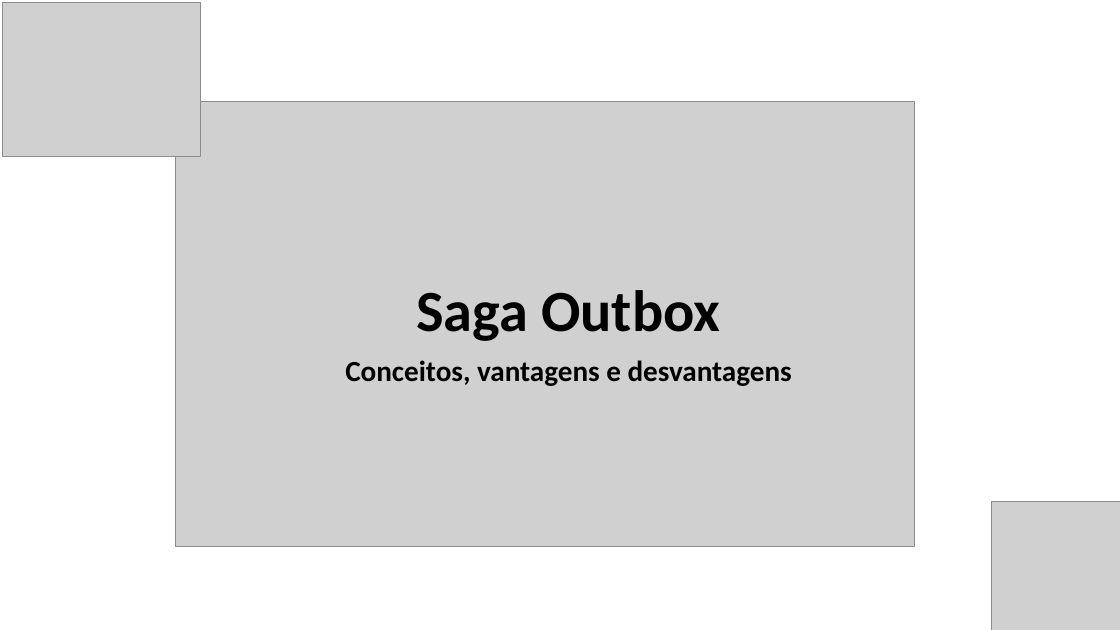
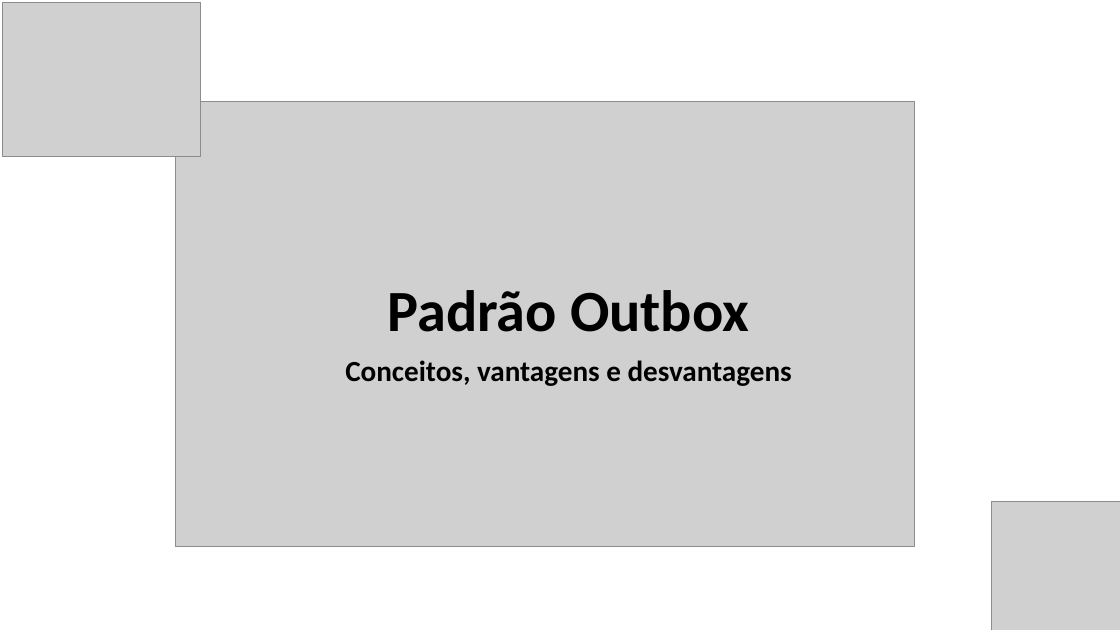
Before and after one commit to vhnegrisoli/curso-udemy-microsservicos-padrao-saga-orquestrado, a slide deck: slide 33 of Conteúdos/Apresentação - Saga.pptx. Drawn at 1120x630 pixels with LibreOffice and Linux fonts; fonts in the diff are those of the drawing; grey boxes stand for pictures. Boxes give left, top, right and bottom in pixels: in the first picture for what was removed or moved away, otherwise in the second. Text is boxed around its words. In the diff, an @@ line names an element or a change of style, - is before the commit and + after.

```diff
--- a/Conteúdos/Apresentação - Saga.pptx
+++ b/Conteúdos/Apresentação - Saga.pptx
@@ text at <box>387,290,749,332</box>: text changed @@
-Saga Outbox
+Padrão Outbox
```
Also in this commit, not shown: 1 other slide changed, 16 slides added, 1 slide removed.
